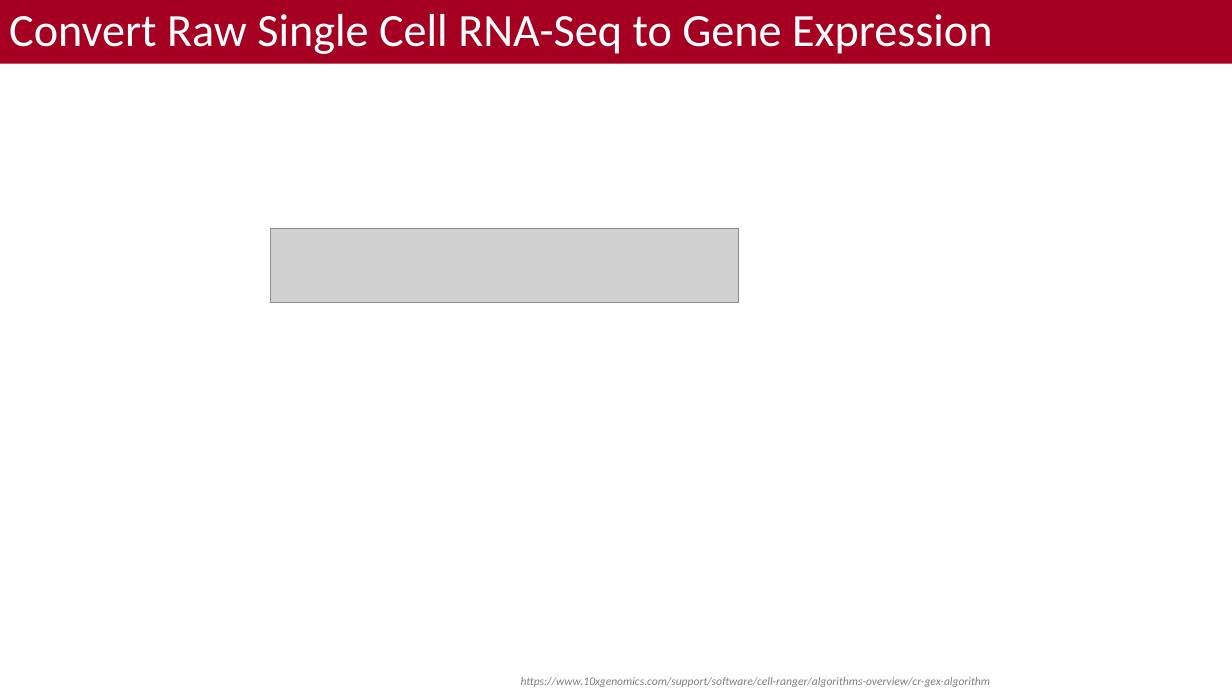
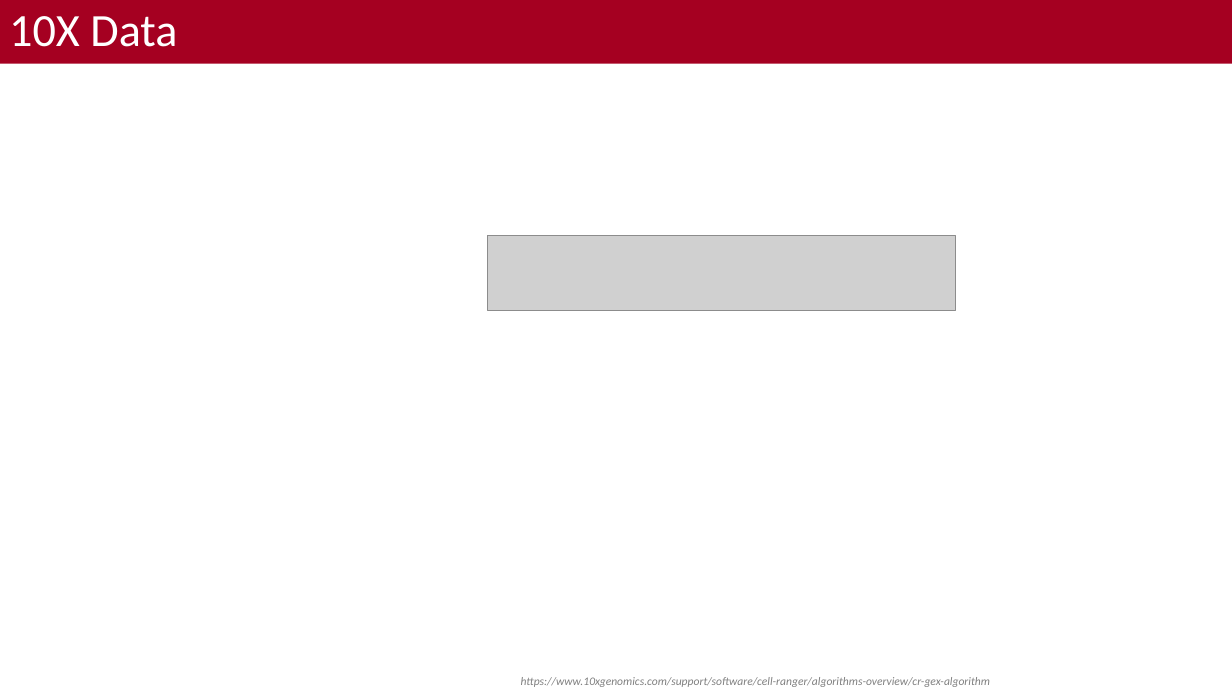
Before and after one commit to bacorli2/scrna_workshop, a slide deck: slide 2 of M2_CellRanger_Alignment/M2_CellRanger.pptx. Drawn at 1232x693 pixels with LibreOffice and Linux fonts; fonts in the diff are those of the drawing; grey boxes stand for pictures; background and template pictures are left out. Boxes give left, top, right and bottom in pixels: in the first picture for what was removed or moved away, otherwise in the second. Text is boxed around its words. In the diff, an @@ line names an element or a change of style, - is before the commit and + after.

```diff
--- a/M2_CellRanger_Alignment/M2_CellRanger.pptx
+++ b/M2_CellRanger_Alignment/M2_CellRanger.pptx
@@ title at box(9, 16, 177, 47): text changed @@
-Convert Raw Single Cell RNA-Seq to Gene Expression
+10X Data
@@ picture: place and size @@
-picture at box(271, 228, 739, 303)
+picture at box(488, 236, 957, 311)
```
Also in this commit, not shown: 5 other slides changed, 2 other files.
